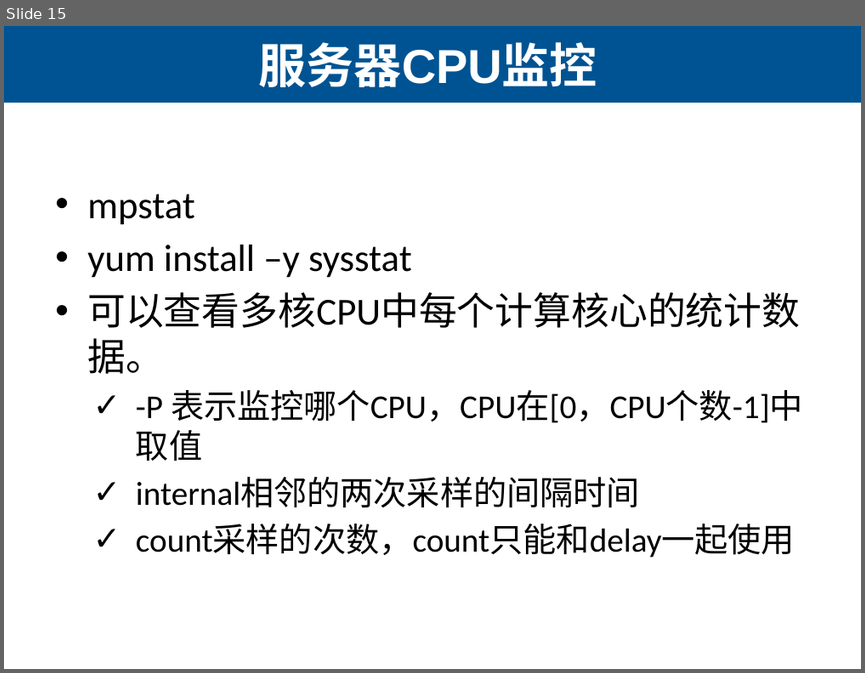
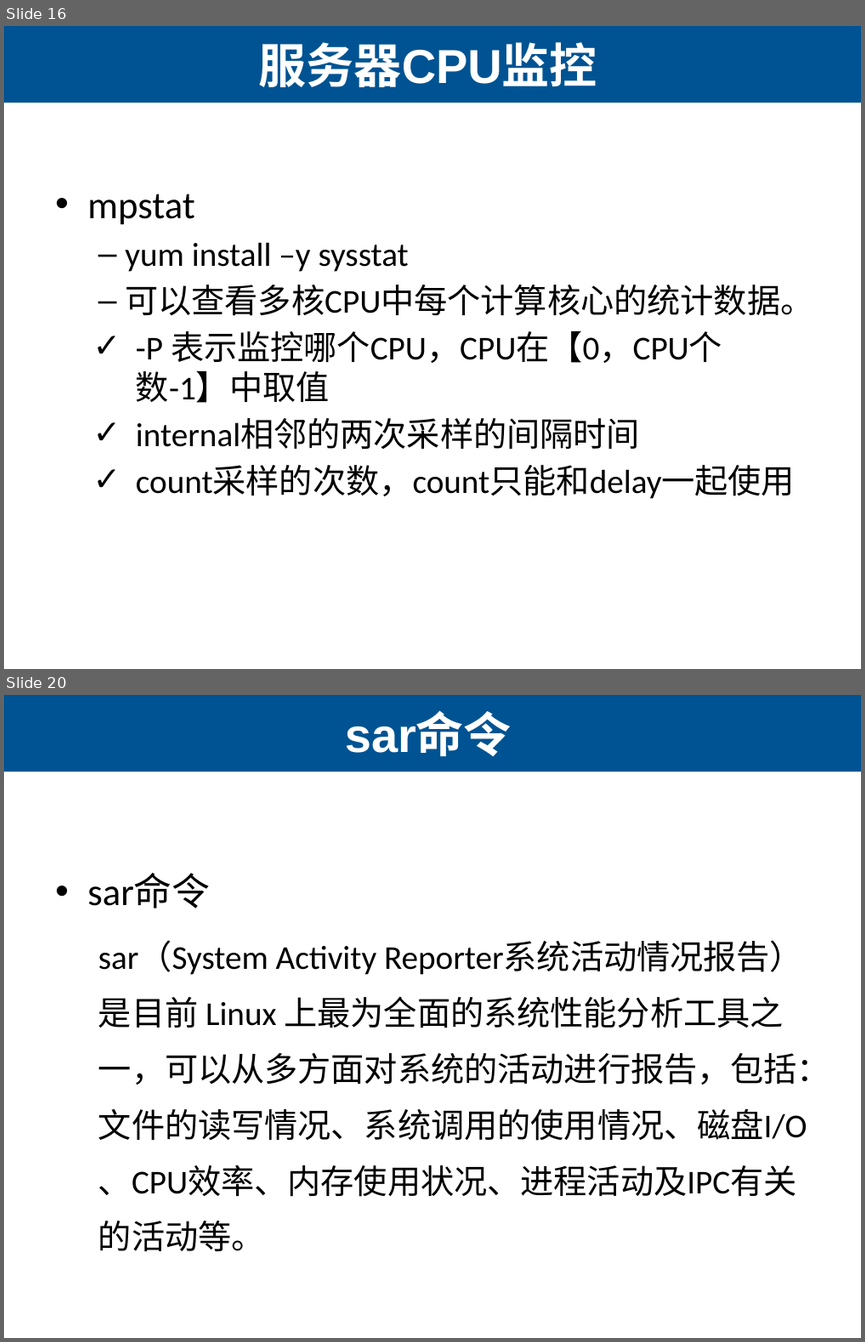
Before and after one commit to lihuanzhen/load-testing, a slide deck: 26 Linux服务器监控.pptx. Shown one above the other, each under a label of ours: slide 15 before the commit, slides 16 and 20 after it; the slides between them are not shown. The pictures are 865x673 and 865x1342 pixels, drawn with LibreOffice and Linux fonts; fonts in the diff are those of the drawing. Boxes give left, top, right and bottom in pixels: in the first picture for what was removed or moved away, otherwise in the second. Text is boxed around its words. In the diff, an @@ line names an element or a change of style, - is before the commit and + after.

Commit message:
数据库

```diff
--- a/26 Linux服务器监控.pptx
+++ b/26 Linux服务器监控.pptx
@@ slide 20 added at <box>4,695,861,1338</box>, background #CCE8CF; not listed: 1 template element that a slide beside it also shows @@
@@ title added at <box>345,715,511,756</box>, 40 pt, text #CCE8CF, bold @@
+sar命令
@@ text added at <box>87,873,830,1251</box>, 28 pt, text #000000 @@
+• sar命令
+  sar（System Activity Reporter系统活动情况报告）是目前 Linux 上最为全面的系统性能分析工具之一，可以从多方面对系统的活动进行报告，包括：文件的读写情况、系统调用的使用情况、磁盘I/O、CPU效率、内存使用状况、进程活动及IPC有关的活动等。
@@ what was slide 15 is now slide 16 @@
@@ slide 16 changed as well @@
@@ background #FFFFFF to #CCE8CF @@
@@ text at <box>125,242,813,316</box>: size 32 to 28 pt in "yum install –y sysstat", "可以查看多核CPU中每个计算核心的统计数据。"; bullet • to –; list level 1 to 2 in "yum install –y sysstat"; list level 1 to 2 in "可以查看多核CPU中每个计算核心的统计数据。" @@
@@ text at <box>136,330,722,403</box>: text changed @@
-  ✓ -P 表示监控哪个CPU，CPU在[0，CPU个数-1]中取值
+  ✓ -P 表示监控哪个CPU，CPU在【0，CPU个数-1】中取值
```
Also in this commit, not shown: 14 other slides changed, 18 other slides added, 3 other files.
